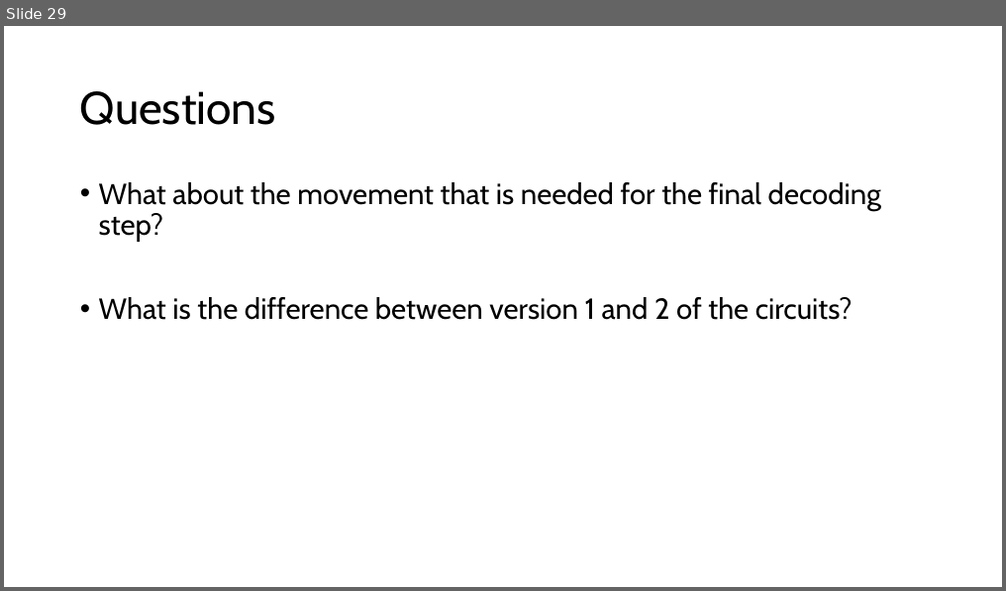
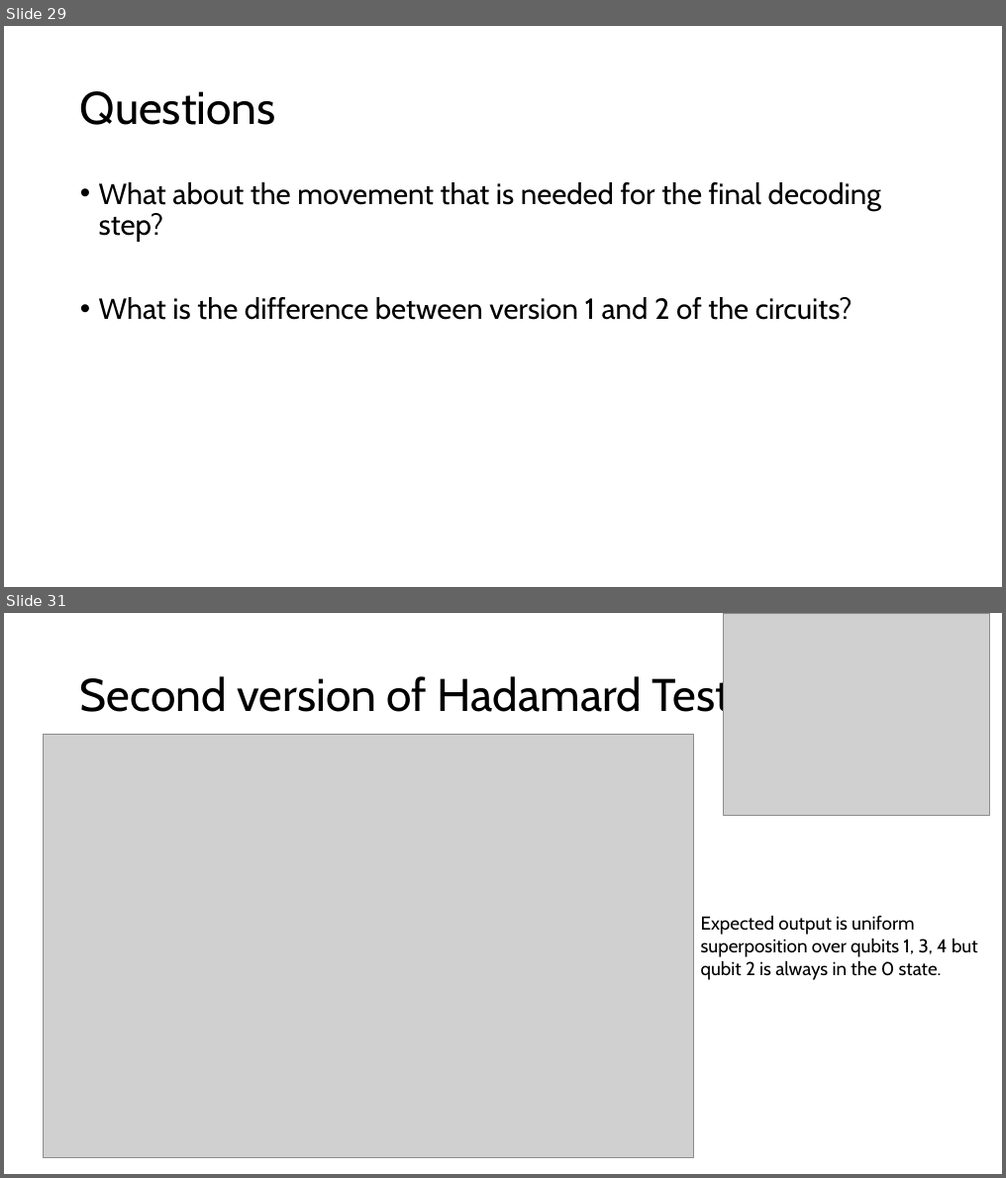
Before and after one commit to Baker-Group-UT/iceberg-compiler, a slide deck: direction.pptx. Shown one above the other, each under a label of ours: slide 29 before the commit, slides 29 and 31 after it; the slides between them are not shown. The pictures are 1006x591 and 1006x1178 pixels, drawn with LibreOffice and Linux fonts; fonts in the diff are those of the drawing; grey boxes stand for pictures. Boxes give left, top, right and bottom in pixels: in the first picture for what was removed or moved away, otherwise in the second. Text is boxed around its words. In the diff, an @@ line names an element or a change of style, - is before the commit and + after.

```diff
--- a/direction.pptx
+++ b/direction.pptx
@@ slide 31 added at <box>4,613,1002,1174</box>, background #FFFFFF @@
@@ picture added at <box>723,613,990,815</box> @@
@@ title added at <box>80,672,731,722</box>, 44 pt, text #000000 @@
+Second version of Hadamard Test
@@ picture added at <box>43,734,693,1158</box> @@
@@ text added at <box>701,916,978,980</box>, 18 pt, text #000000 @@
+Expected output is uniform superposition over qubits 1, 3, 4 but qubit 2 is always in the 0 state.
```
Also in this commit, not shown: 1 slide changed, 2 other slides added, 3 other files.
